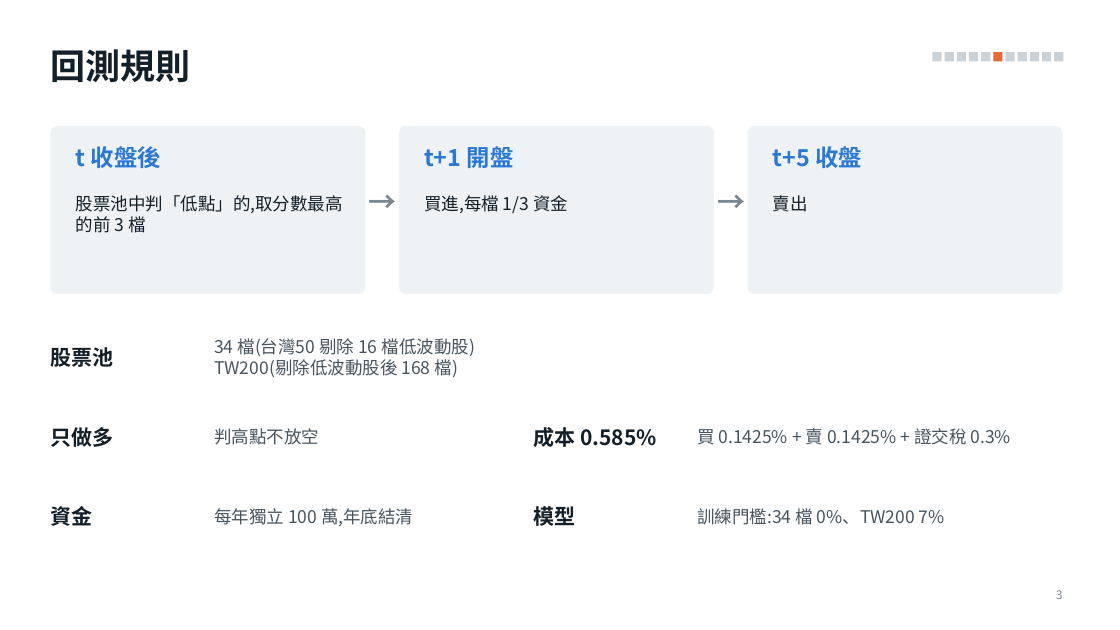
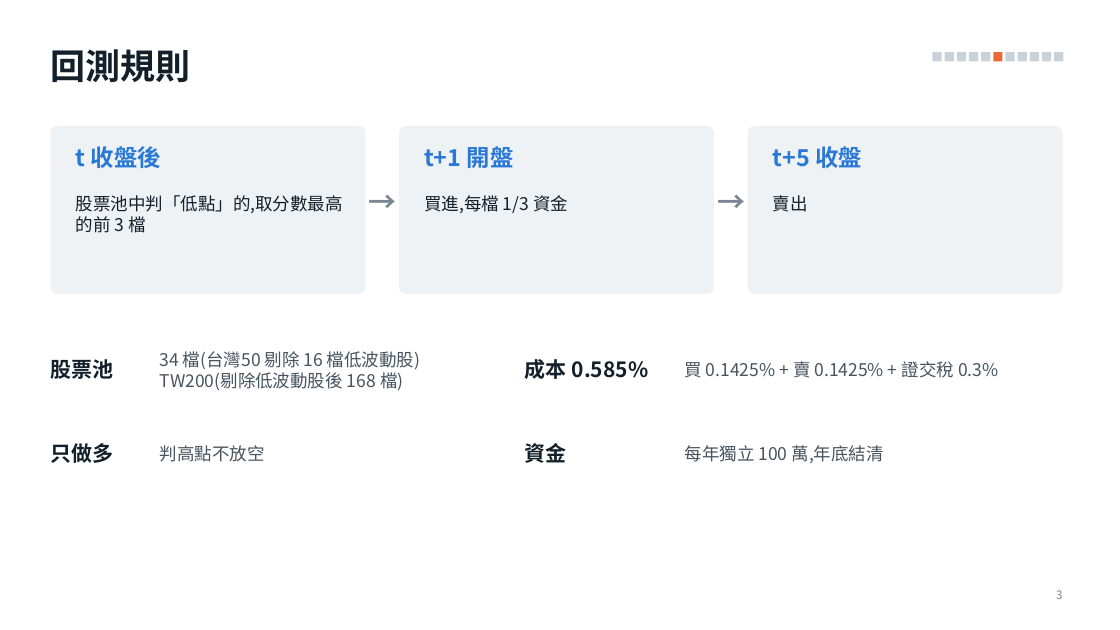
Before and after one commit to alextixu/fcukproject, a slide deck: slide 3 of method_kline_peak/report/kline_peak_report.pptx. Drawn at 1120x630 pixels with LibreOffice and Linux fonts; fonts in the diff are those of the drawing. Boxes give left, top, right and bottom in pixels: in the first picture for what was removed or moved away, otherwise in the second. Text is boxed around its words. In the diff, an @@ line names an element or a change of style, - is before the commit and + after.

```diff
--- a/method_kline_peak/report/kline_peak_report.pptx
+++ b/method_kline_peak/report/kline_peak_report.pptx
@@ text "股票池": place and size @@
-text "股票池" at box(50, 347, 113, 367)
+text "股票池" at box(50, 359, 113, 379)
@@ text "34 檔(台灣50 剔除 16 檔低波動股)": place and size @@
-text "34 檔(台灣50 剔除 16 檔低波動股)" at box(214, 338, 475, 378)
+text "34 檔(台灣50 剔除 16 檔低波動股)" at box(160, 351, 420, 391)
@@ text "成本 0.585%": place and size @@
-text "成本 0.585%" at box(533, 427, 657, 447)
+text "成本 0.585%" at box(525, 359, 649, 379)
@@ text "買 0.1425% + 賣 0.1425% ...": place and size @@
-text "買 0.1425% + 賣 0.1425% ..." at box(697, 428, 1011, 445)
+text "買 0.1425% + 賣 0.1425% ..." at box(685, 361, 998, 378)
@@ text "只做多": place and size @@
-text "只做多" at box(50, 427, 113, 447)
+text "只做多" at box(50, 443, 113, 463)
@@ text "判高點不放空": place and size @@
-text "判高點不放空" at box(214, 428, 319, 445)
+text "判高點不放空" at box(160, 445, 265, 462)
@@ text "資金": place and size @@
-text "資金" at box(50, 506, 92, 526)
+text "資金" at box(525, 443, 567, 463)
@@ text "每年獨立 100 萬,年底結清": place and size @@
-text "每年獨立 100 萬,年底結清" at box(214, 508, 413, 526)
+text "每年獨立 100 萬,年底結清" at box(685, 445, 884, 463)
@@ text removed at box(533, 504, 575, 530) @@
-模型
@@ text removed at box(697, 508, 945, 525) @@
-訓練門檻:34 檔 0%、TW200 7%
```
Also in this commit, not shown: 3 other slides changed, 1 other file.
